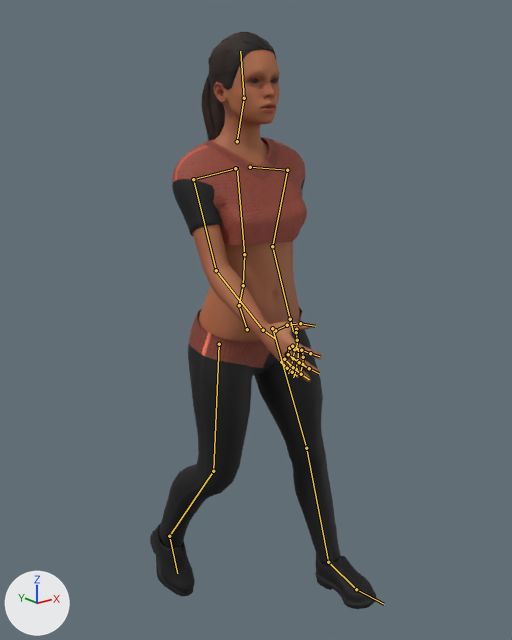
Renders of the glTF model public/models/npcs/rosebank-athlete.glb from each side of a commit.
Rendered twice from a 50 mm lens placed at (-1.196, -1.558, 1.545), pointed at (0.058, 0.009, 0.918). The lights are fixed; the arrows at lower left show +X, +Y and +Z. The older version comes first. Both versions are drawn at frame 13 of the action 'sprint'; the numbers are the values there. The bones that change, and the others that lie on the model, are drawn over the model as lines.

In view in the first picture: 'EyesMesh', 'HairShoesMesh', 'OutfitMesh', 'SkinMesh'.
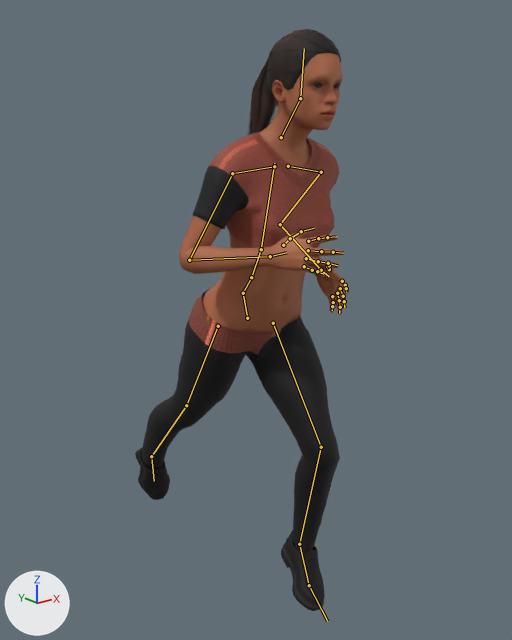
Location of each change, (x1, y1, x2, y2) in pixels of the pictures (512 x 640 px):
'OutfitMesh', posed (9% wider)
    before: (159, 137, 341, 562)
    after: (142, 132, 340, 550)
'SkinMesh', posed (30% wider, 14% shorter)
    before: (192, 50, 322, 382)
    after: (179, 53, 348, 338)
'HairShoesMesh', posed (9% narrower)
    before: (150, 32, 377, 609)
    after: (135, 29, 341, 611)
'EyesMesh', posed
    before: (250, 79, 277, 83)
    after: (314, 83, 339, 88)
bone 'Hips', root to tip
    before: (247, 329) to (239, 305)
    after: (247, 318) to (243, 293)
bone 'Spine', root to tip
    before: (239, 305) to (243, 285)
    after: (243, 293) to (251, 277)
bone 'Chest', root to tip
    before: (243, 285) to (244, 254)
    after: (251, 277) to (261, 249)
bone 'UpperArm_L', root to tip
    before: (287, 170) to (272, 246)
    after: (321, 172) to (280, 224)
bone 'LowerArm_L', root to tip
    before: (272, 246) to (290, 319)
    after: (280, 224) to (321, 270)
bone 'UpperArm_R', root to tip
    before: (193, 179) to (216, 270)
    after: (232, 173) to (189, 260)
bone 'LowerArm_R', root to tip
    before: (216, 270) to (263, 330)
    after: (189, 260) to (270, 256)
bone 'Head', root to tip
    before: (244, 98) to (240, 51)
    after: (300, 98) to (304, 48)
bone 'UpperLeg_L', root to tip
    before: (272, 328) to (306, 448)
    after: (273, 323) to (321, 447)
bone 'LowerLeg_L', root to tip
    before: (306, 448) to (328, 562)
    after: (321, 447) to (299, 544)
bone 'Foot_L', root to tip
    before: (328, 562) to (356, 589)
    after: (299, 544) to (309, 585)
bone 'UpperLeg_R', root to tip
    before: (219, 344) to (213, 471)
    after: (218, 326) to (186, 405)
bone 'LowerLeg_R', root to tip
    before: (213, 471) to (169, 536)
    after: (186, 405) to (151, 456)
bone 'Foot_R', root to tip
    before: (169, 536) to (177, 573)
    after: (151, 456) to (154, 481)

The edits, one by one:
Bone 'Hips' (bone_hips) moves from (0.0, 0.0, 0.0) to (0.003, 0.028, 0.021).
Bone 'Hips' (bone_hips) turns from (8, -2, 1) to (7, 3, -8) degrees about its own x, y and z.
Bone 'Spine' (bone_spine) turns from (-4, 0, 1) to (13, 6, 7) degrees about its own x, y and z.
Bone 'Chest' (bone_chest) turns from (-6, 0, -2) to (-7, 0, -5) degrees about its own x, y and z.
Bone 'UpperArm_L' (bone_upperarm_l) turns from (-21, 0, -41) to (-33, 7, -41) degrees about its own x, y and z.
Bone 'LowerArm_L' (bone_lowerarm_l) turns from (-5, 0, 0) to (67, 1, -2) degrees about its own x, y and z.
Bone 'UpperArm_R' (bone_upperarm_r) turns from (21, 0, 41) to (-1, -16, 21) degrees about its own x, y and z.
Bone 'LowerArm_R' (bone_lowerarm_r) turns from (-5, 0, 0) to (77, -2, 2) degrees about its own x, y and z.
Bone 'Head' (bone_head) turns from (1, 0, 1) to (-7, -1, 2) degrees about its own x, y and z.
Bone 'UpperLeg_L' (bone_upperleg_l) turns from (-18, -1, 9) to (-38, 17, 6) degrees about its own x, y and z.
Bone 'LowerLeg_L' (bone_lowerleg_l) turns from (-2, 0, 0) to (43, -3, 8) degrees about its own x, y and z.
Bone 'Foot_L' (bone_foot_l) turns from (0, 0, 1) to (7, -17, 1) degrees about its own x, y and z.
Bone 'UpperLeg_R' (bone_upperleg_r) turns from (-5, 0, -2) to (37, -20, -15) degrees about its own x, y and z.
Bone 'LowerLeg_R' (bone_lowerleg_r) turns from (28, -3, 0) to (1, 0, 0) degrees about its own x, y and z.
Bone 'Foot_R' (bone_foot_r) turns from (9, 0, -1) to (40, 23, 19) degrees about its own x, y and z.
